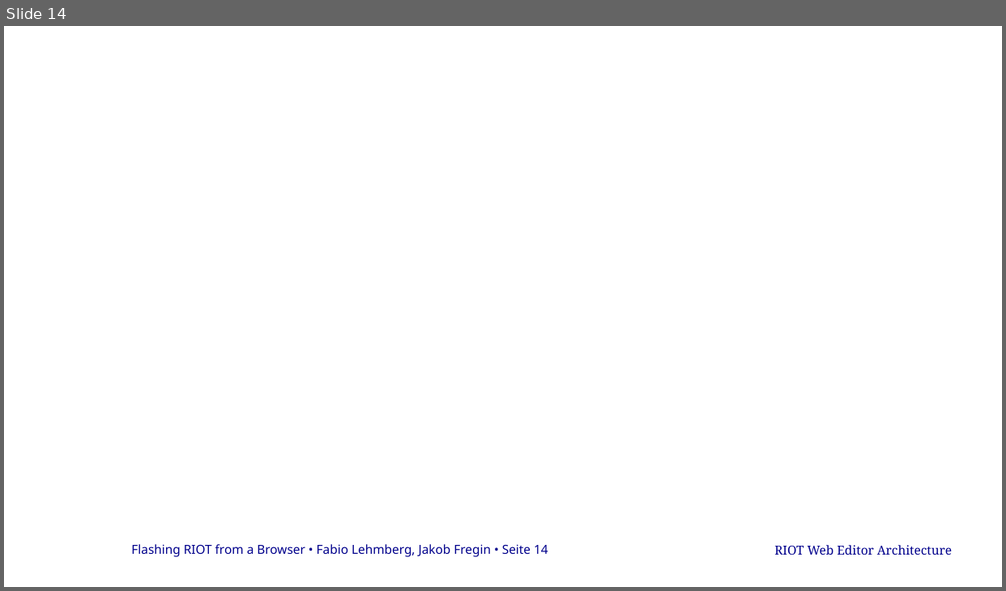
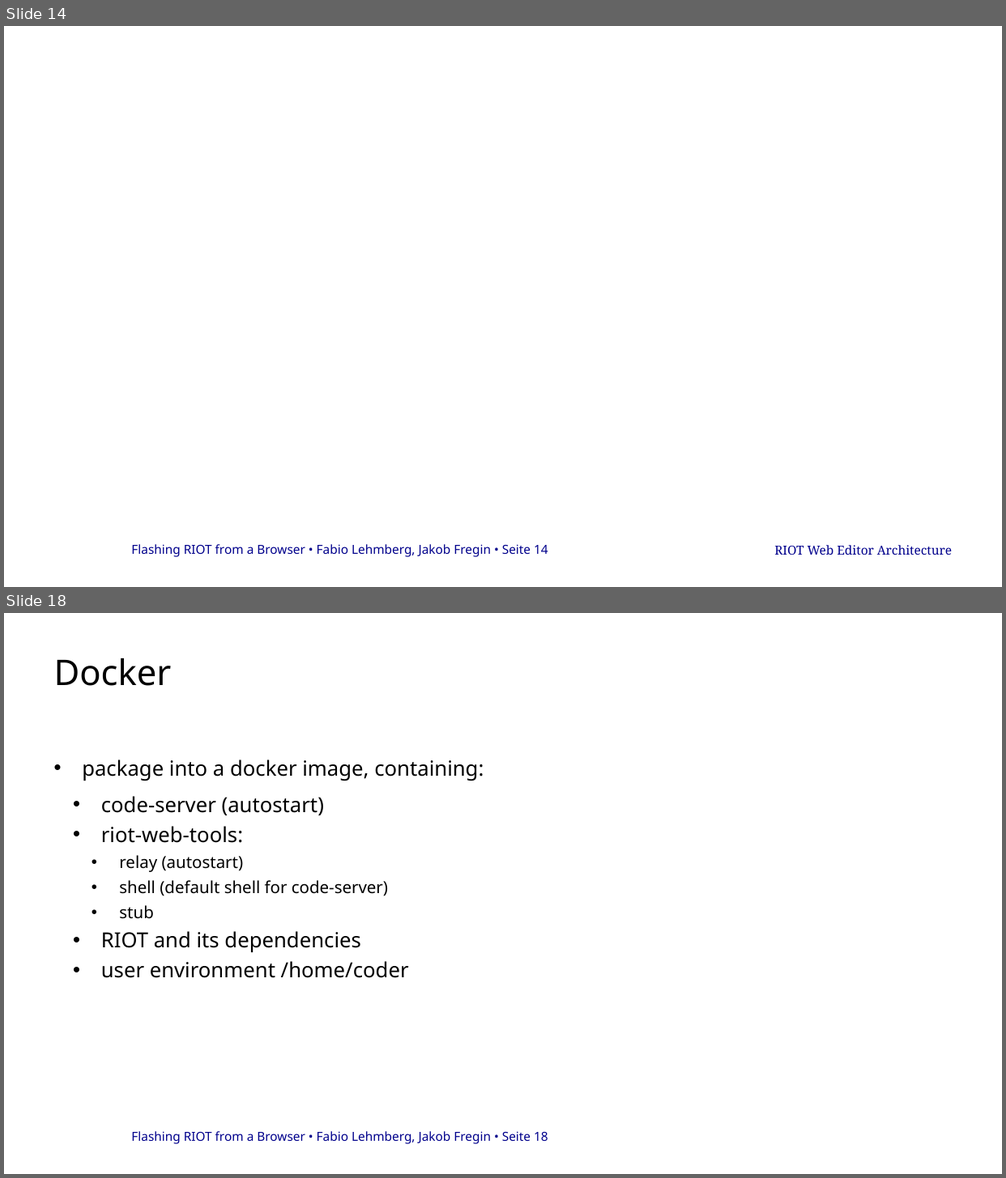
Before and after one commit to cheater78/RIOT-WebEditor, a slide deck: docs/project-log/RIoTPresentation.pptx. Shown one above the other, each under a label of ours: slide 14 before the commit, slides 14 and 18 after it; the slides between them are not shown. The pictures are 1006x591 and 1006x1178 pixels, drawn with LibreOffice and Linux fonts; fonts in the diff are those of the drawing; background and template pictures are left out. Boxes give left, top, right and bottom in pixels: in the first picture for what was removed or moved away, otherwise in the second. Text is boxed around its words. In the diff, an @@ line names an element or a change of style, - is before the commit and + after.

```diff
--- a/docs/project-log/RIoTPresentation.pptx
+++ b/docs/project-log/RIoTPresentation.pptx
@@ slide 18 added at (4,613,1002,1174), background #FFFFFF; not listed: 1 template element that a slide beside it also shows @@
@@ title added at (54,658,172,686), 34 pt, text #000000 @@
+Docker
@@ text added at (82,760,484,978), 20 pt, text #000000 @@
+• package into a docker image, containing:
+    • code-server (autostart)
+    • riot-web-tools:
+      • relay (autostart)
+      • shell (default shell for code-server)
+      • stub
+    • RIOT and its dependencies
+    • user environment /home/coder
```
Also in this commit, not shown: 12 other slides added, 14 slides removed, 2 other files.
